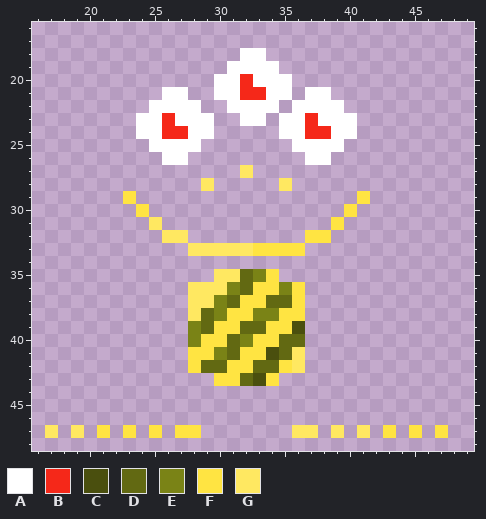
Two versions of one pixel-art sprite, the-pad/Trait/thirdEye/yellow(2).png. Above is the file before it was changed.
The file is 64x64 pixels. Shown: x 16..49, y 16..48.
Palette (. is transparent): A #ffffff  B #f52819  C #4a4f0e  D #626912  E #7a8316  F #ffe442  G #ffe861
New version:
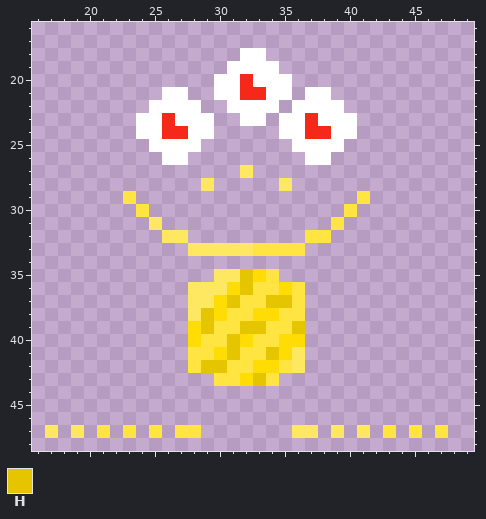
Colours new in this view: H #e4c500
Diff:
colour E: #7a8316 -> #ffdc04
y 35..36: x 32 D -> H
y 37: x 31 D -> H; x 34..35 DD -> HH
y 38: x 29 D -> H
y 39: x 29 D -> H; x 32..33 DD -> HH; x 36 C -> H
y 40: x 31 D -> H; x 35..36 DD -> EE
y 41: x 31 D -> H; x 34..35 CD -> HE
y 42: x 29..30 DD -> HH; x 33..34 DD -> EE
y 43: x 32..33 DC -> EH
Boxes around the changes in both pictures, in picture pixels (x1, y1, x2, y2):
changed: (188, 269, 305, 386)
